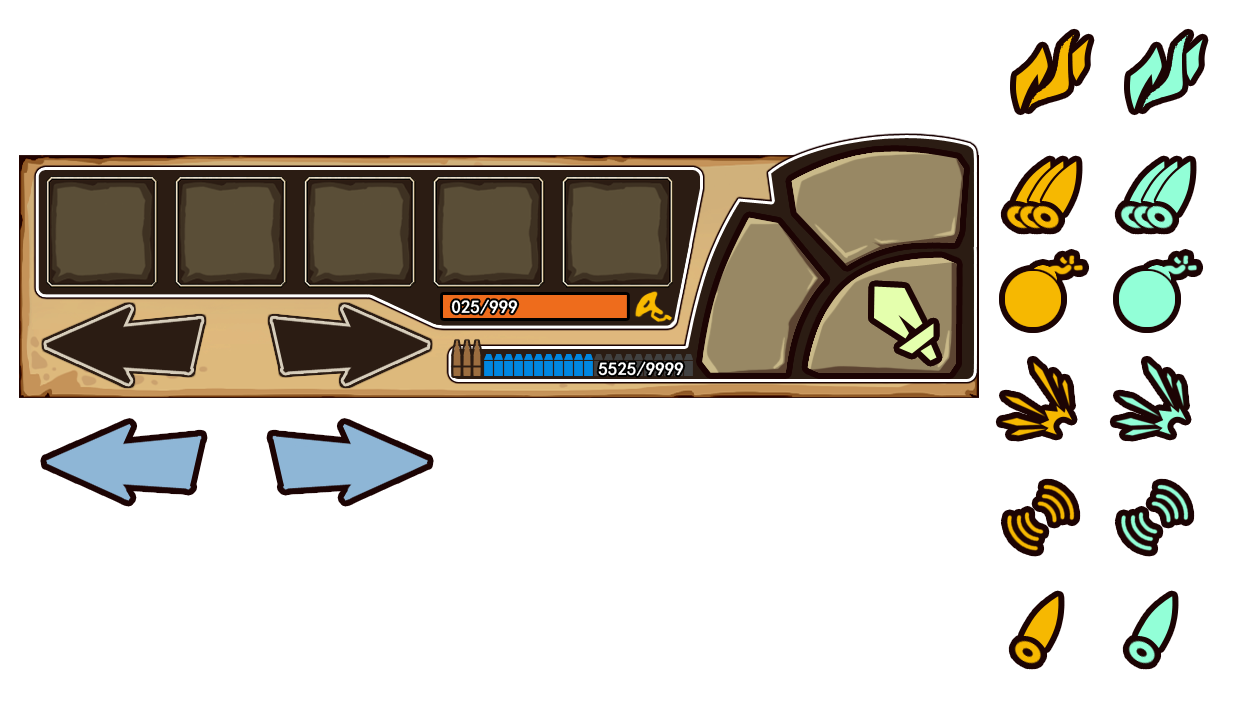
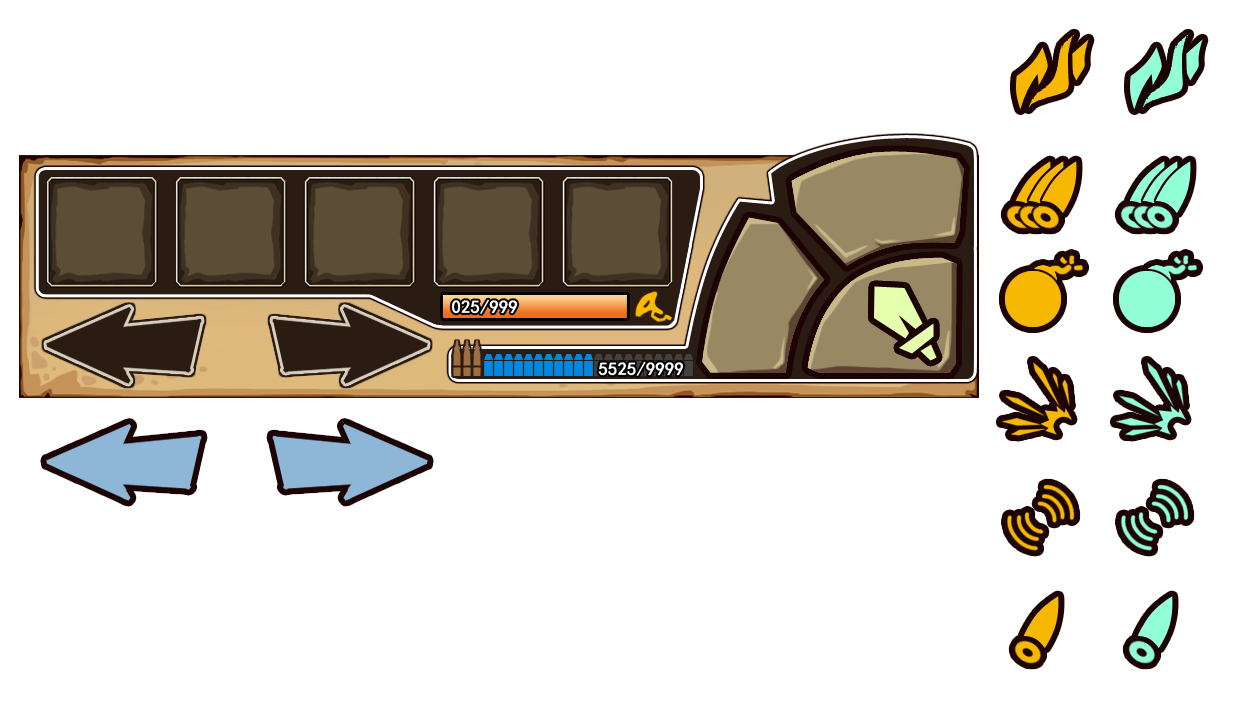
Before/after of a 1245px x 701px layered artwork. What changed in the layer stack:
painted on "图层 37 副本" over [443, 295, 627, 313]
